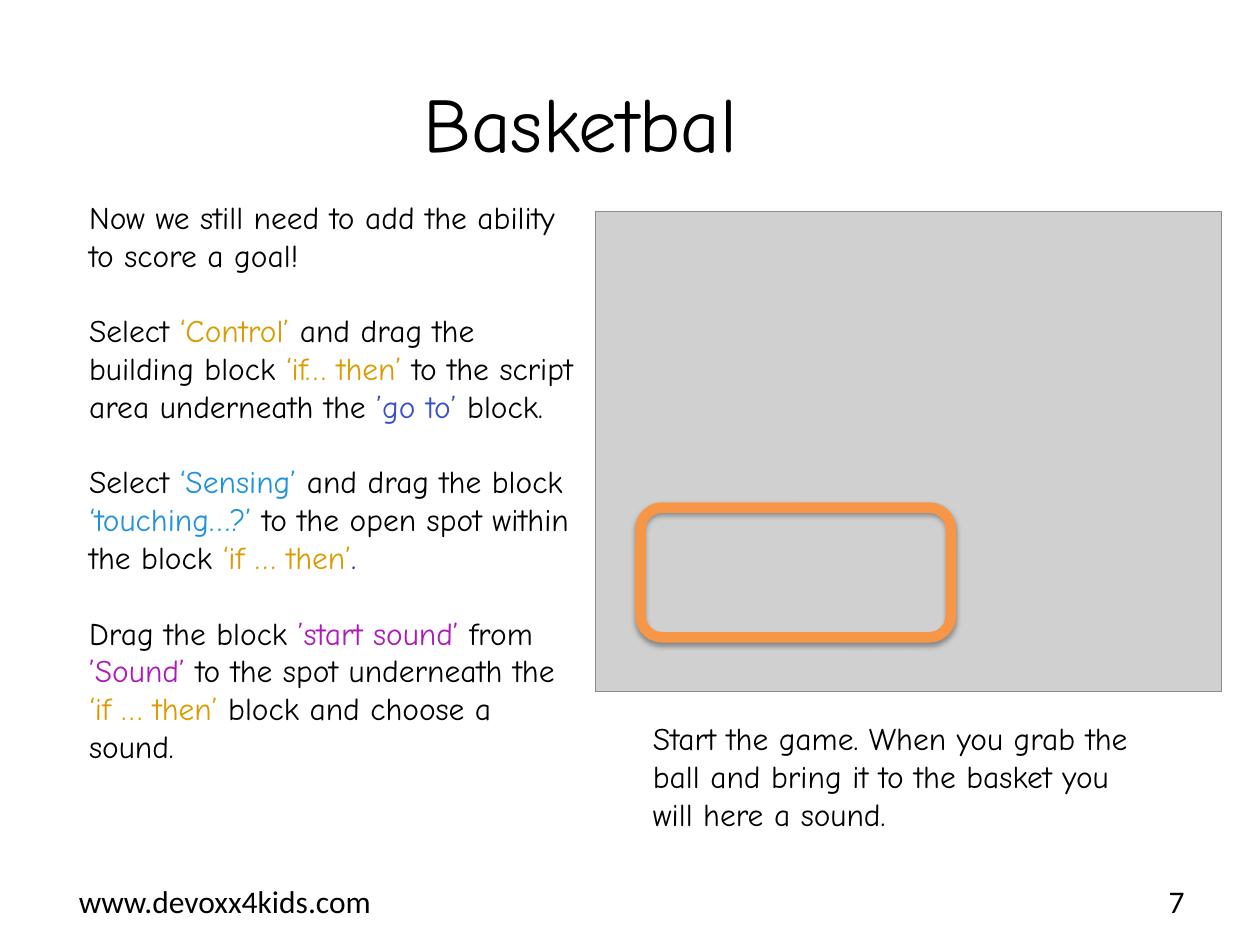
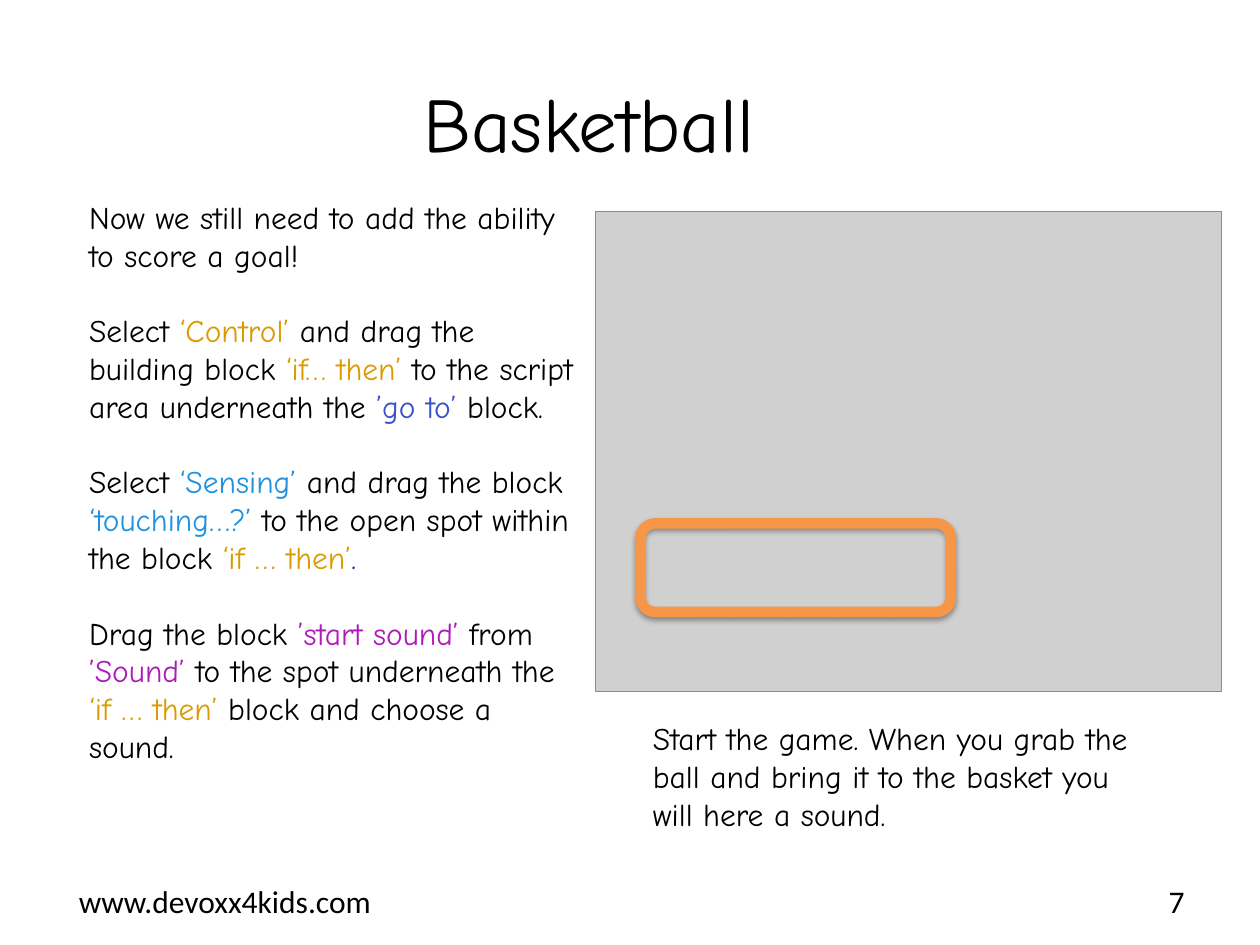
Before and after one commit to bertjan/jpoint-devoxx4kids, a slide deck: slide 7 of scratch-leapmotion/instructions/en/Basketball.pptx. Drawn at 1260x945 pixels with LibreOffice and Linux fonts; fonts in the diff are those of the drawing; grey boxes stand for pictures; background and template pictures are left out. Boxes give left, top, right and bottom in pixels: in the first picture for what was removed or moved away, otherwise in the second. Text is boxed around its words. In the diff, an @@ line names an element or a change of style, - is before the commit and + after.

Commit message:
Added english screenshots to basketball assignment

```diff
--- a/scratch-leapmotion/instructions/en/Basketball.pptx
+++ b/scratch-leapmotion/instructions/en/Basketball.pptx
@@ title at (424,99,754,153): text changed @@
-Basketbal
+Basketball
@@ rounded rectangle: place and size @@
-rounded rectangle at (640,508,950,638)
+rounded rectangle at (640,523,950,611)
```
Also in this commit, not shown: 5 other slides changed.
